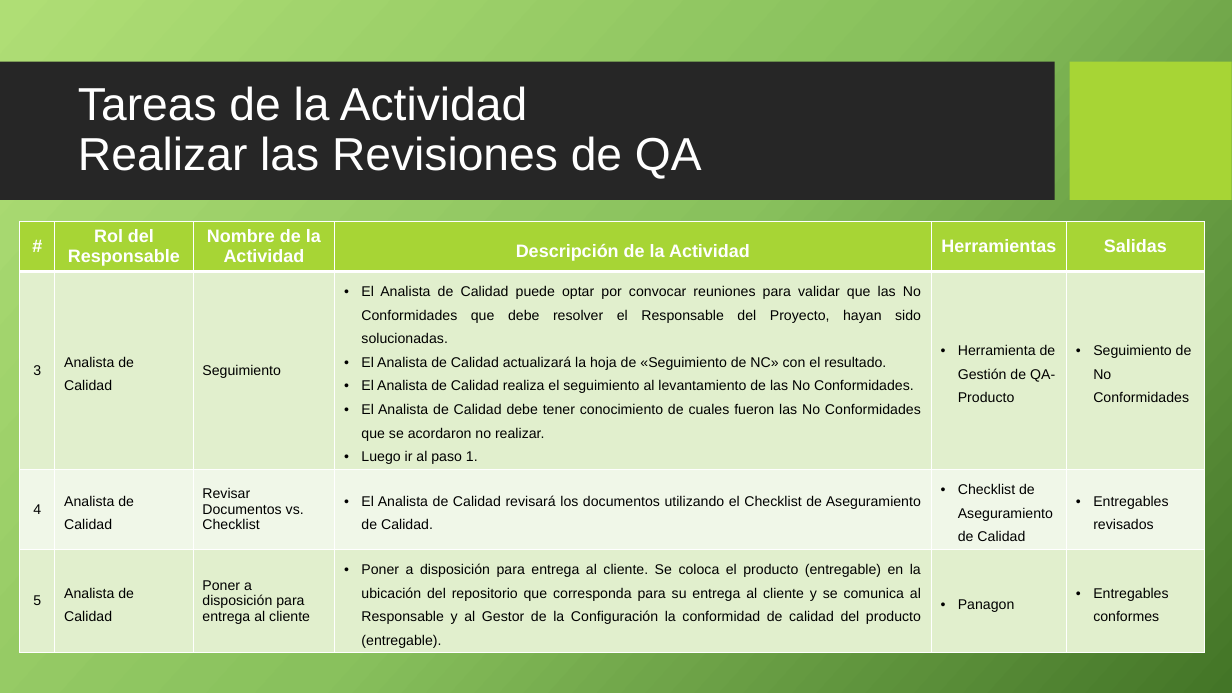
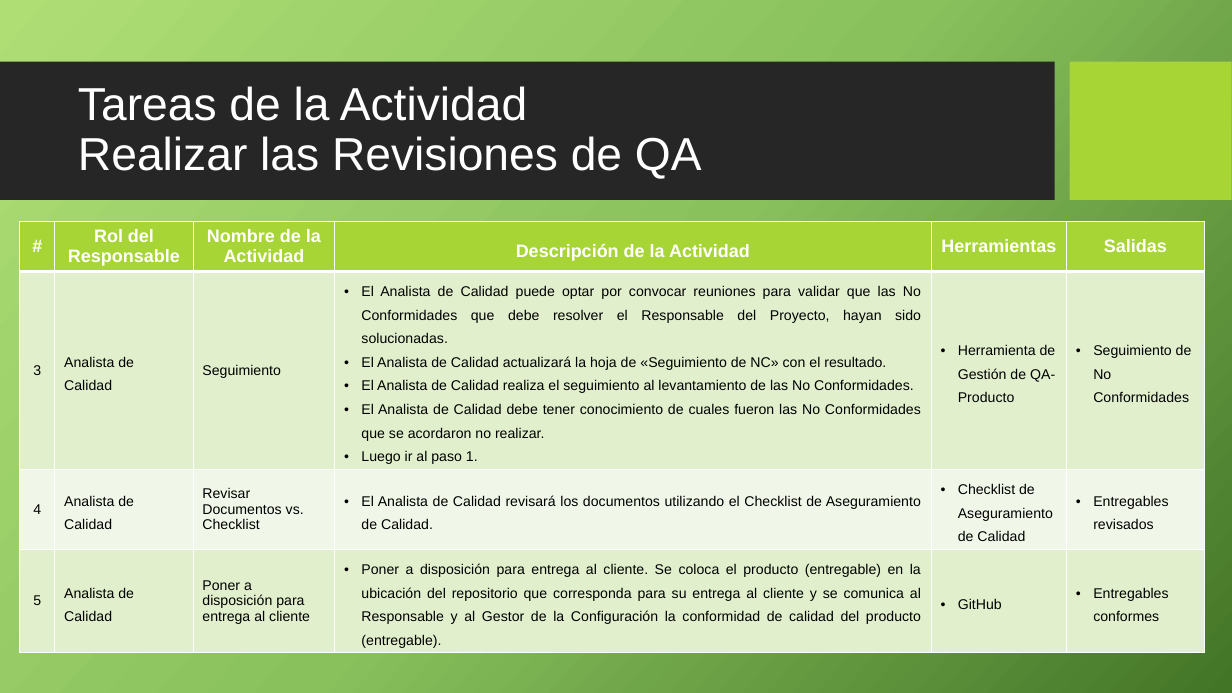
Before and after one commit to cjbensan/sistema-facturacion-inventario, a slide deck: slide 19 of CMMI-Nivel-2/PPQA/PACPPQA_0.1_2015.pptx. Drawn at 1232x693 pixels with LibreOffice and Linux fonts; fonts in the diff are those of the drawing; background and template pictures are left out. Boxes give left, top, right and bottom in pixels: in the first picture for what was removed or moved away, otherwise in the second. Text is boxed around its words. In the diff, an @@ line names an element or a change of style, - is before the commit and + after.

```diff
--- a/CMMI-Nivel-2/PPQA/PACPPQA_0.1_2015.pptx
+++ b/CMMI-Nivel-2/PPQA/PACPPQA_0.1_2015.pptx
@@ table at [19,222,1204,683] @@
-row 4, column 5: Panagon
+row 4, column 5: GitHub
```
Also in this commit, not shown: 6 other slides changed.
